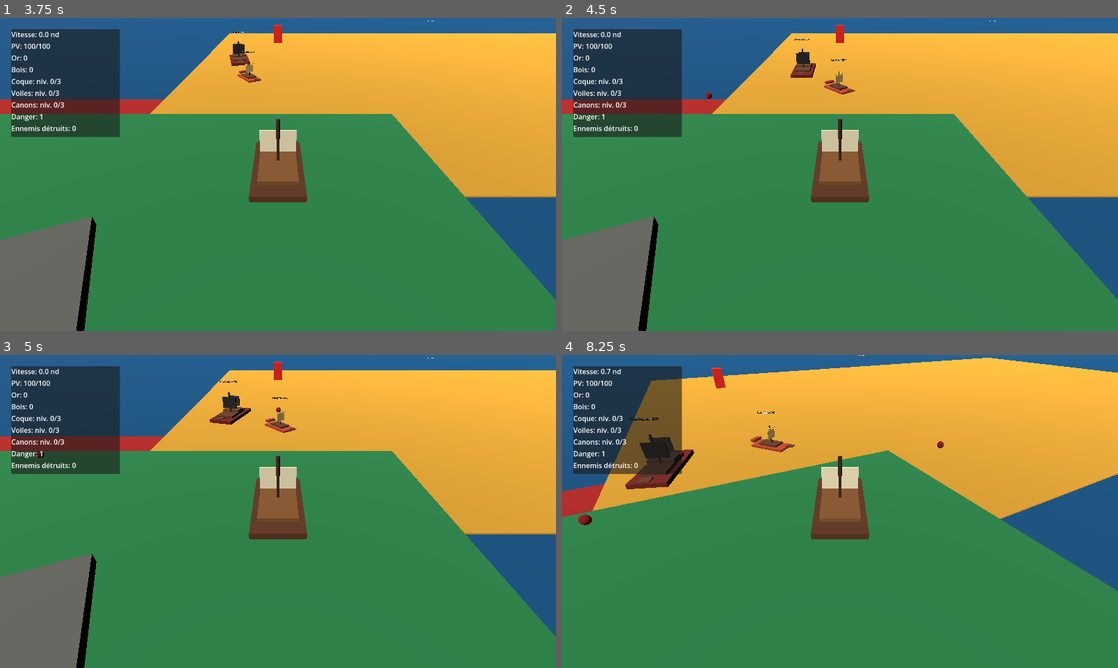
Above: before the commit, frames 1-4 (two rows, left to right).
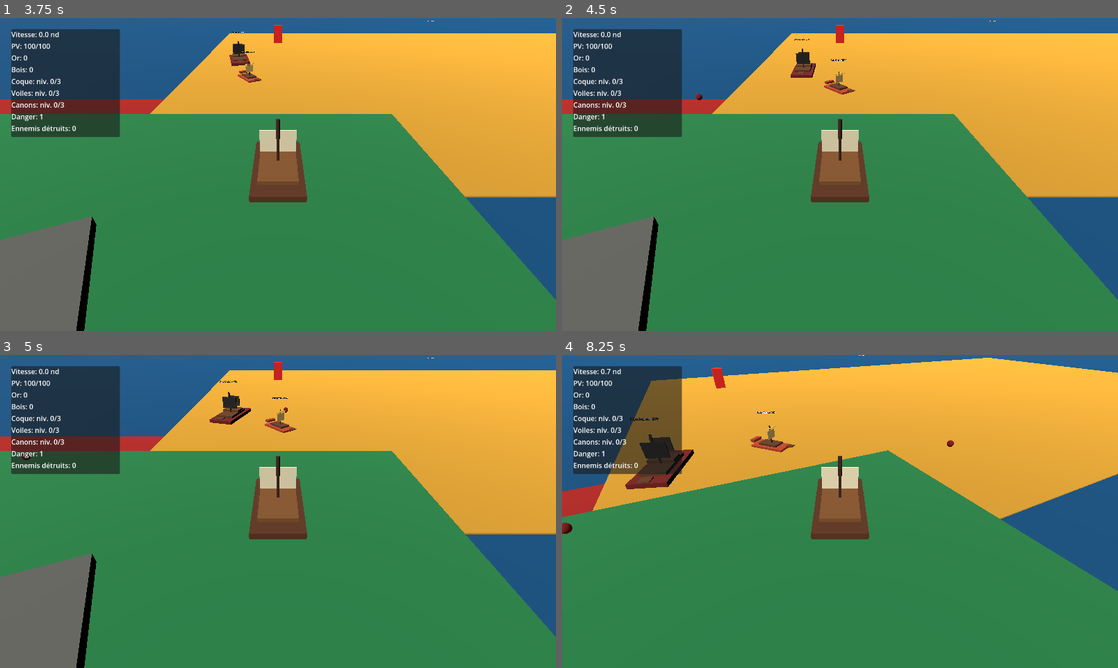
Above: after the commit, the same moments.

Repository: blou132/jeux-pirate
Game: Godot game, scene res://scenes/world/World.tscn
Same seed, same stepped clock (60 frames per second), same inputs: the game is played once before the commit and once after it.
Inputs (mouse positions are in pixels of both pictures, inside the frame that each line leads up to):
- Up to frame 1 (3.75 s): tap Enter at 0.5 s; move the mouse to (400, 158) at 0.52 s; hold D 0.53-1.25 s; tap R at 0.6, 3.6 s; click (400, 158) at 0.67 s; drag from (166, 190) to (250, 237) at 1.27 s; move the mouse to (333, 105) at 2.02 s; hold D 2.03-2.75 s; hold Q 2.03-2.75 s; drag from (250, 237) to (111, 127) at 2.77 s; move the mouse to (444, 221) at 3.52 s; hold A from 3.53 s (still down)
- Up to frame 2 (4.5 s): release A at 4.25 s; drag from (673, 127) to (756, 96) at 4.27 s
- Up to frame 3 (5 s): no input
- Up to frame 4 (8.25 s): move the mouse to (867, 511) at 5.02 s; hold S 5.03-5.75 s; hold Q 5.03-5.75 s; click (867, 511) at 5.17 s; drag from (756, 433) to (728, 527) at 5.77 s; move the mouse to (962, 495) at 6.52 s; hold W 6.53-7.25 s; tap R at 6.6 s; drag from (728, 527) to (812, 574) at 7.27 s; move the mouse to (895, 442) at 8.02 s; hold S from 8.03 s (still down); hold Q from 8.03 s (still down)

Frame 1 is identical in both runs. In frame 2, less than 0.1% of the frame differs, in the area x 24-27%, y 23-27%; in frame 3, less than 0.1%; in frame 4, 0.2%, in the area x 0-71%, y 27-58%.

Commit message:
fix: spawn enemy cannonballs from ship sides

Diff:
--- a/scripts/boats/EnemyShipAI.gd
+++ b/scripts/boats/EnemyShipAI.gd
@@ -5,6 +5,8 @@
 @export var stop_distance: float = 7.0
 @export var projectile_speed: float = 13.0
 @export var broadside_tolerance_degrees: float = 60.0
+@export var broadside_muzzle_offset: float = 2.2
+@export var broadside_muzzle_height: float = 0.75
 
 @onready var ship: EnemyShip = get_parent() as EnemyShip
 
@@ -138,8 +140,8 @@
 		return
 
 	var projectile_node := projectile as Node3D
-	var start_position := ship.global_position + (fire_direction.normalized() * 1.5) + Vector3(0.0, 0.7, 0.0)
-	var shot_direction := fire_direction.normalized()
+	var start_position: Vector3 = _get_broadside_muzzle_position(fire_direction)
+	var shot_direction: Vector3 = fire_direction.normalized()
 	shot_direction.y = 0.0
 
 	var parent := get_tree().current_scene
@@ -151,3 +153,9 @@
 
 	if projectile.has_method("launch"):
 		projectile.launch(shot_direction, ship, projectile_speed, damage)
+
+
+func _get_broadside_muzzle_position(fire_direction: Vector3) -> Vector3:
+	var side_direction: Vector3 = fire_direction.normalized()
+	side_direction.y = 0.0
+	return ship.global_position + (side_direction * broadside_muzzle_offset) + Vector3(0.0, broadside_muzzle_height, 0.0)
